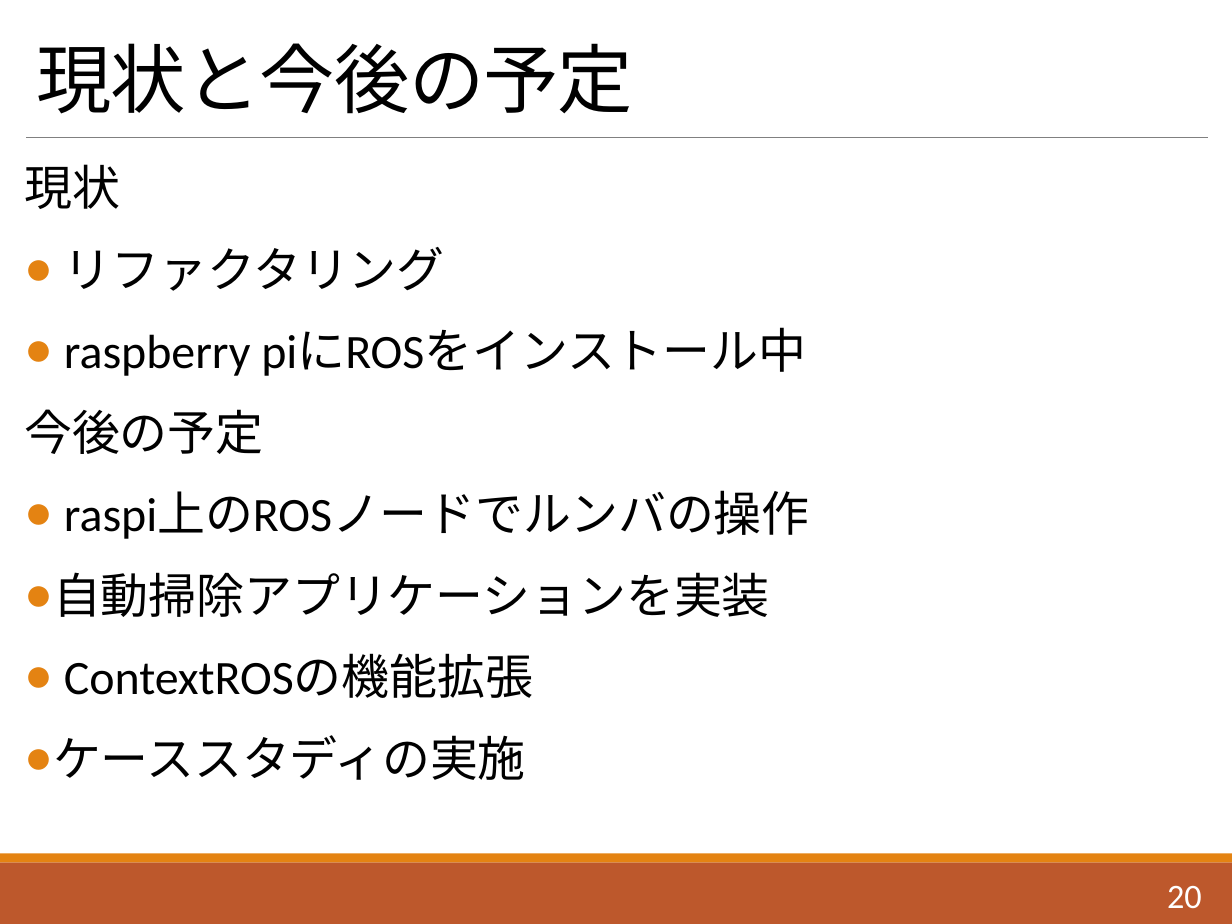
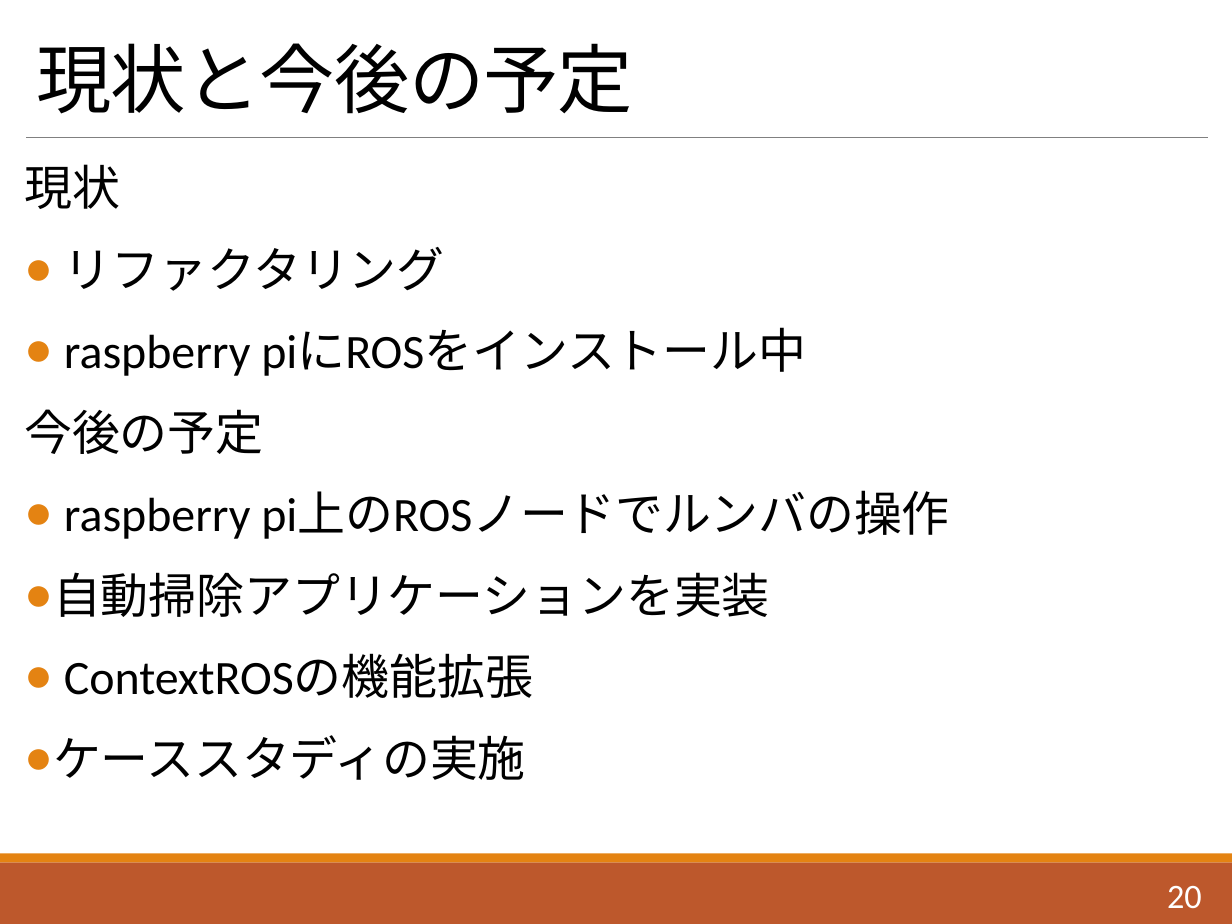
Before and after one commit to Saeki1120/Document, a slide deck: slide 21 of FLS/1120/ContextROS.pptx. Drawn at 1232x924 pixels with LibreOffice and Linux fonts; fonts in the diff are those of the drawing. Boxes give left, top, right and bottom in pixels: in the first picture for what was removed or moved away, otherwise in the second. Text is boxed around its words. In the diff, an @@ line names an element or a change of style, - is before the commit and + after.

```diff
--- a/FLS/1120/ContextROS.pptx
+++ b/FLS/1120/ContextROS.pptx
@@ text at [64,491,950,539]: text changed @@
-● raspi上のROSノードでルンバの操作
+● raspberry pi上のROSノードでルンバの操作
```
Also in this commit, not shown: 5 other slides changed, 2 slides added.
